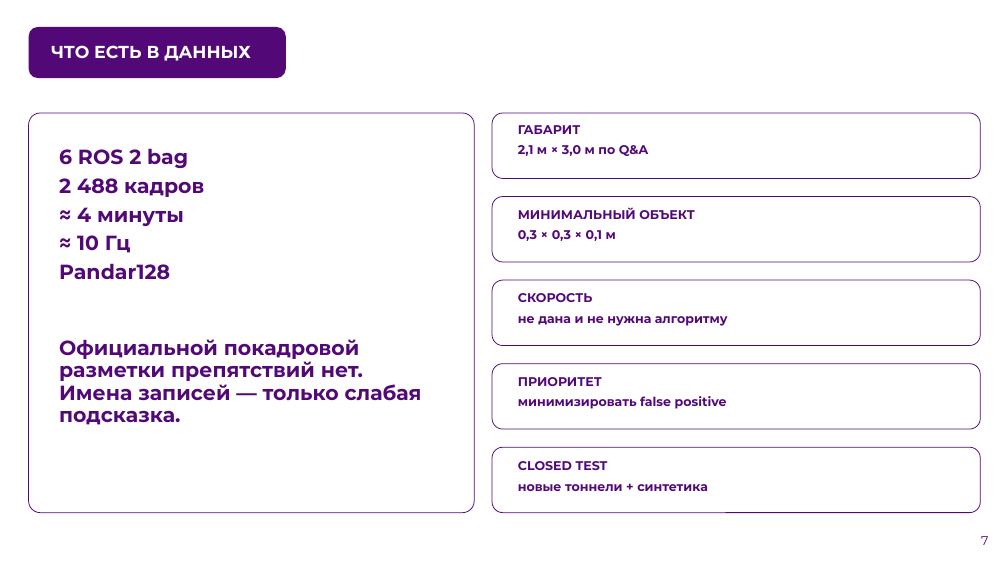
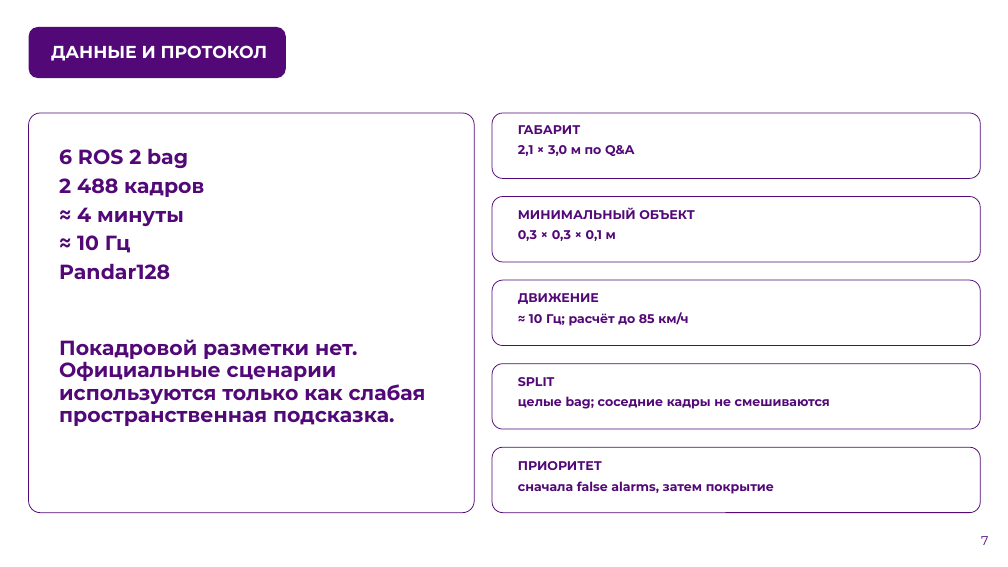
Before and after one commit to KirpaDmitriy/metroguard-lct2026, a slide deck: slide 7 of presentation/MetroGuard_LCT2026_Submission.pptx. Drawn at 1008x567 pixels with LibreOffice and Linux fonts; fonts in the diff are those of the drawing; background and template pictures are left out. Boxes give left, top, right and bottom in pixels: in the first picture for what was removed or moved away, otherwise in the second. Text is boxed around its words. In the diff, an @@ line names an element or a change of style, - is before the commit and + after.

```diff
--- a/presentation/MetroGuard_LCT2026_Submission.pptx
+++ b/presentation/MetroGuard_LCT2026_Submission.pptx
@@ title at (51, 45, 268, 61): text changed @@
-ЧТО ЕСТЬ В ДАННЫХ
+ДАННЫЕ И ПРОТОКОЛ
@@ text at (518, 145, 634, 156): text changed @@
-2,1 м × 3,0 м по Q&A
+2,1 × 3,0 м по Q&A
@@ text at (518, 293, 688, 326): text changed @@
-СКОРОСТЬ
-не дана и не нужна алгоритму
+ДВИЖЕНИЕ
+≈ 10 Гц; расчёт до 85 км/ч
@@ text at (59, 339, 426, 426): text changed @@
-Официальной покадровой разметки препятствий нет. Имена записей — только слабая подсказка.
+Покадровой разметки нет. Официальные сценарии используются только как слабая пространственная подсказка.
@@ text at (518, 377, 830, 409): text changed @@
-ПРИОРИТЕТ
-минимизировать false positive
+SPLIT
+целые bag; соседние кадры не смешиваются
@@ text at (518, 461, 774, 494): text changed @@
-CLOSED TEST
-новые тоннели + синтетика
+ПРИОРИТЕТ
+сначала false alarms, затем покрытие
```
Also in this commit, not shown: 9 other slides changed, 2 slides added, 2 slides removed.
